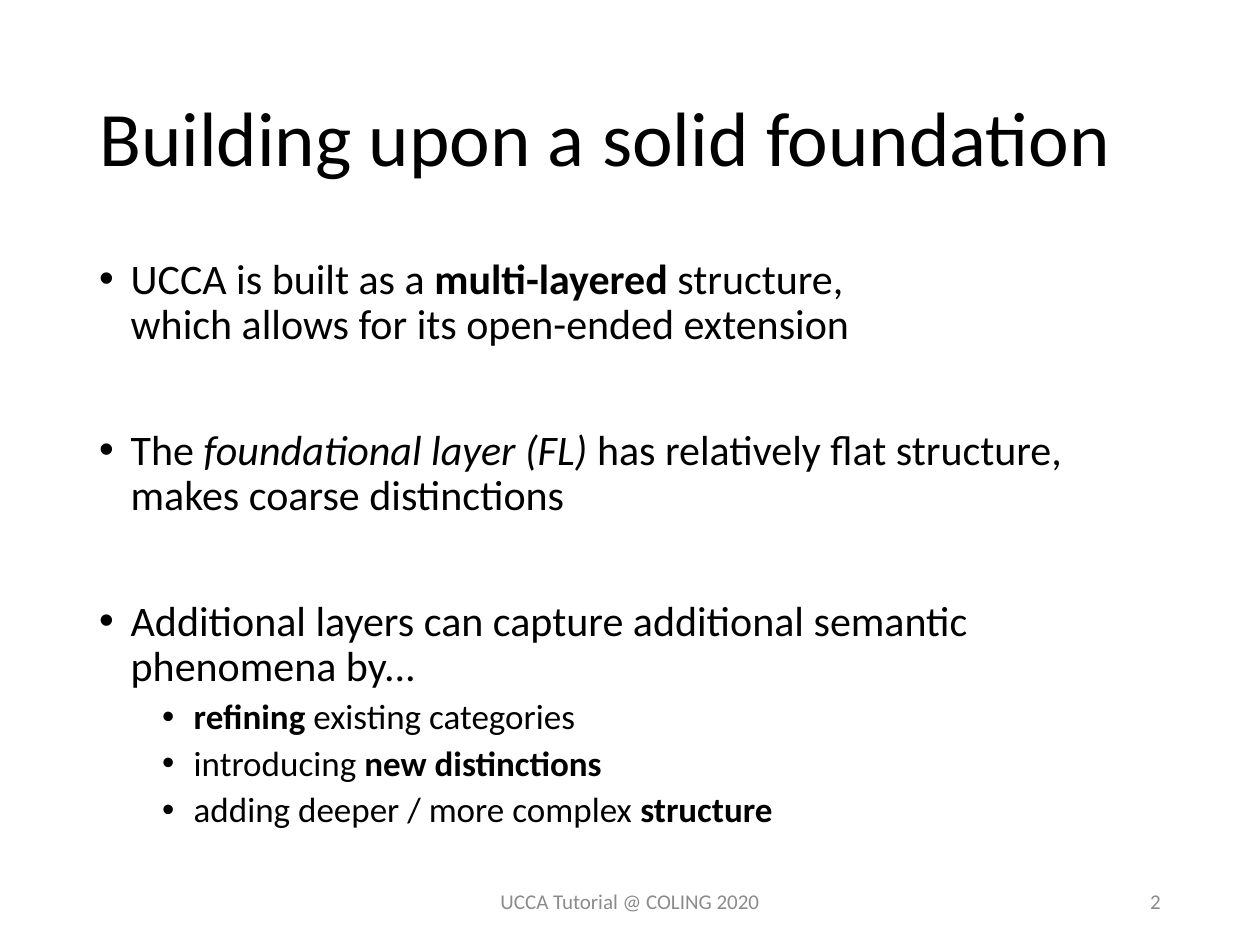
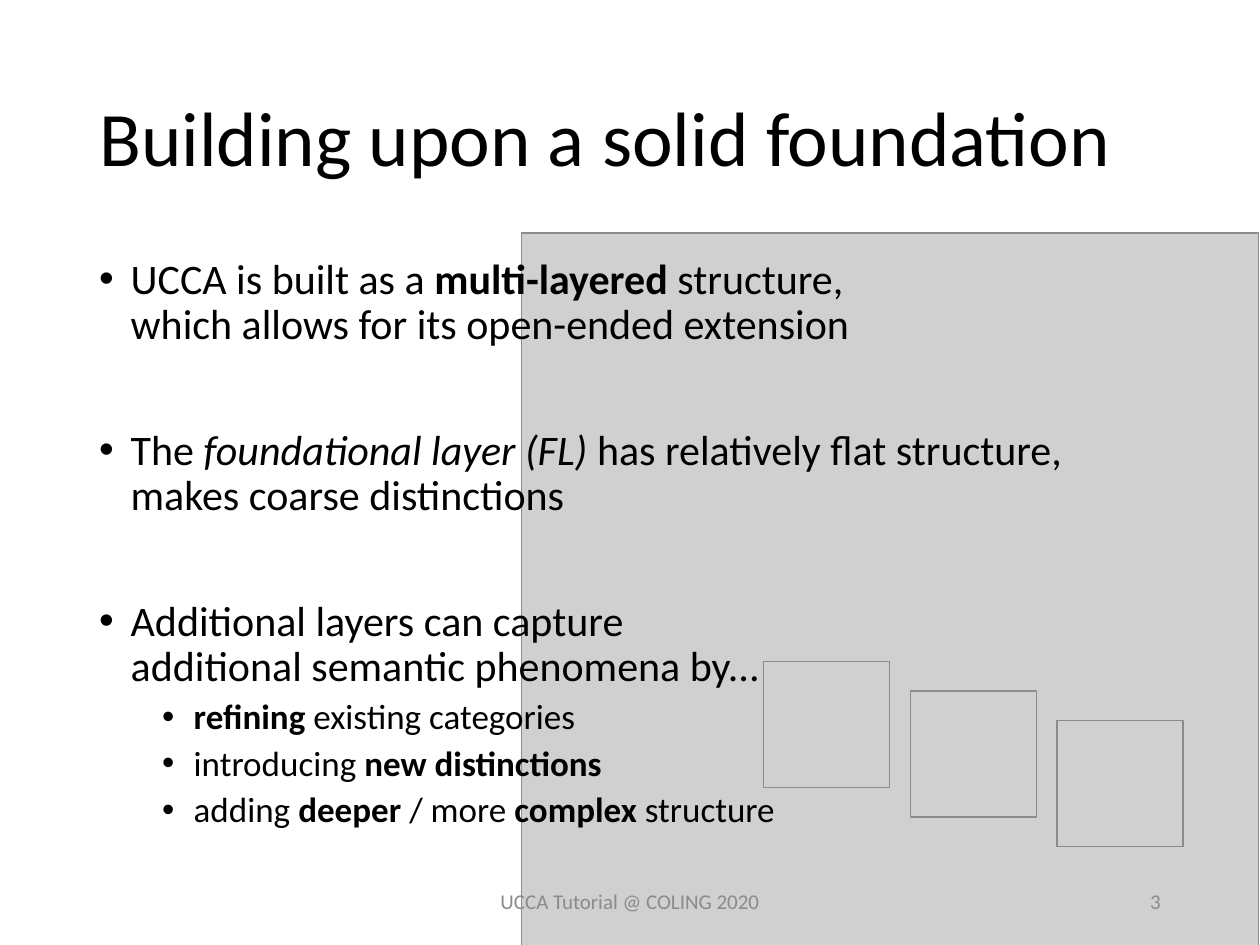
Before and after one commit to UniversalConceptualCognitiveAnnotation/tutorial, a slide deck: slide 3 of UCCA Extensions Comparison.pptx (slide 2 before the commit). Drawn at 1260x945 pixels with LibreOffice and Linux fonts; fonts in the diff are those of the drawing; grey boxes stand for pictures. Boxes give left, top, right and bottom in pixels: in the first picture for what was removed or moved away, otherwise in the second. Text is boxed around its words. In the diff, an @@ line names an element or a change of style, - is before the commit and + after.

```diff
--- a/UCCA Extensions Comparison.pptx
+++ b/UCCA Extensions Comparison.pptx
@@ picture added at (522, 233, 1259, 945) @@
@@ picture added at (764, 662, 890, 788) @@
@@ picture added at (911, 692, 1037, 818) @@
@@ picture added at (1057, 721, 1183, 847) @@
@@ text at (194, 793, 775, 831): bold on in "deeper complex"; bold off in "structure" @@
@@ page number at (1150, 896, 1161, 909): text changed @@
-2
+3
```
Also in this commit, not shown: 15 other slides changed, 10 slides added.
